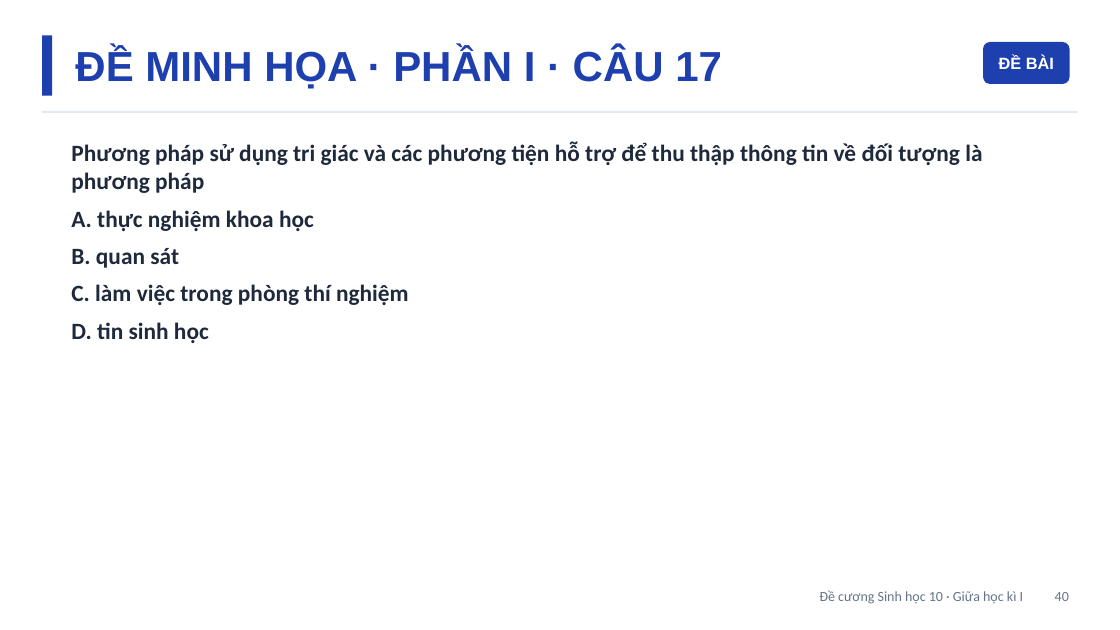
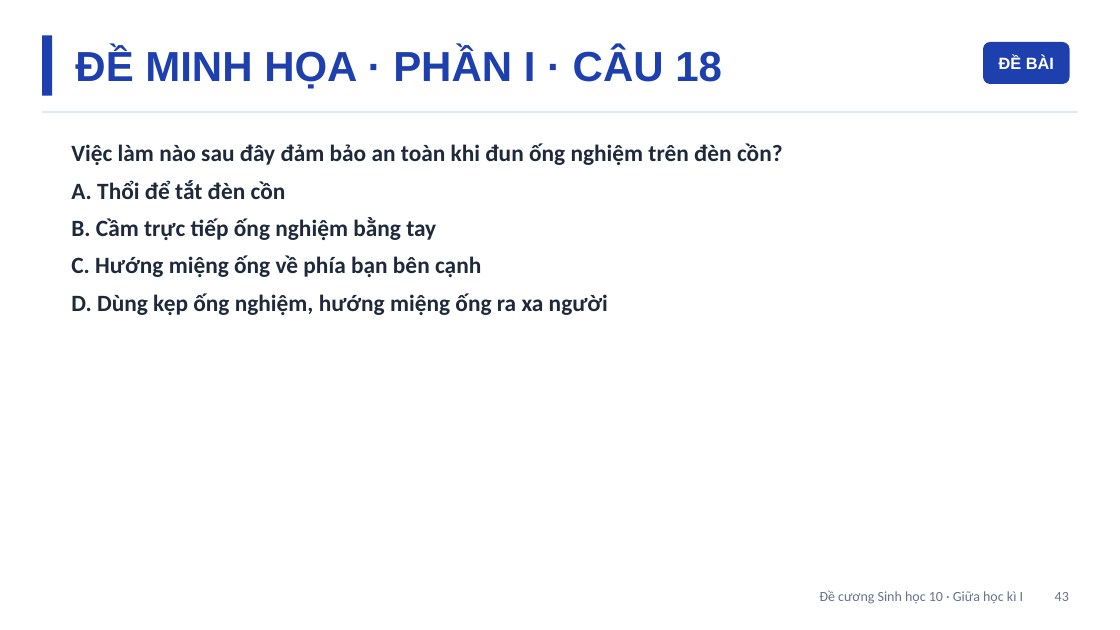
Before and after one commit to Trangtu66/Taode_thi_online, a slide deck: slide 43 of mon/sinh_hoc/de_cuong/lop10/DeCuong_SINH10_GK1.pptx (slide 40 before the commit). Drawn at 1120x630 pixels with LibreOffice and Linux fonts; fonts in the diff are those of the drawing. Boxes give left, top, right and bottom in pixels: in the first picture for what was removed or moved away, otherwise in the second. Text is boxed around its words. In the diff, an @@ line names an element or a change of style, - is before the commit and + after.

```diff
--- a/mon/sinh_hoc/de_cuong/lop10/DeCuong_SINH10_GK1.pptx
+++ b/mon/sinh_hoc/de_cuong/lop10/DeCuong_SINH10_GK1.pptx
@@ text at box(75, 48, 722, 89): text changed @@
-ĐỀ MINH HỌA · PHẦN I · CÂU 17
+ĐỀ MINH HỌA · PHẦN I · CÂU 18
@@ text at box(71, 143, 783, 315): text changed @@
-Phương pháp sử dụng tri giác và các phương tiện hỗ trợ để thu thập thông tin về đối tượng là phương pháp
-A. thực nghiệm khoa học
-B. quan sát
-C. làm việc trong phòng thí nghiệm
-D. tin sinh học
+Việc làm nào sau đây đảm bảo an toàn khi đun ống nghiệm trên đèn cồn?
+A. Thổi để tắt đèn cồn
+B. Cầm trực tiếp ống nghiệm bằng tay
+C. Hướng miệng ống về phía bạn bên cạnh
+D. Dùng kẹp ống nghiệm, hướng miệng ống ra xa người
@@ text at box(819, 590, 1069, 604): text changed @@
-Đề cương Sinh học 10 · Giữa học kì I 40
+Đề cương Sinh học 10 · Giữa học kì I 43
```
Also in this commit, not shown: 46 other slides changed, 1 slide added, 34 other files.
